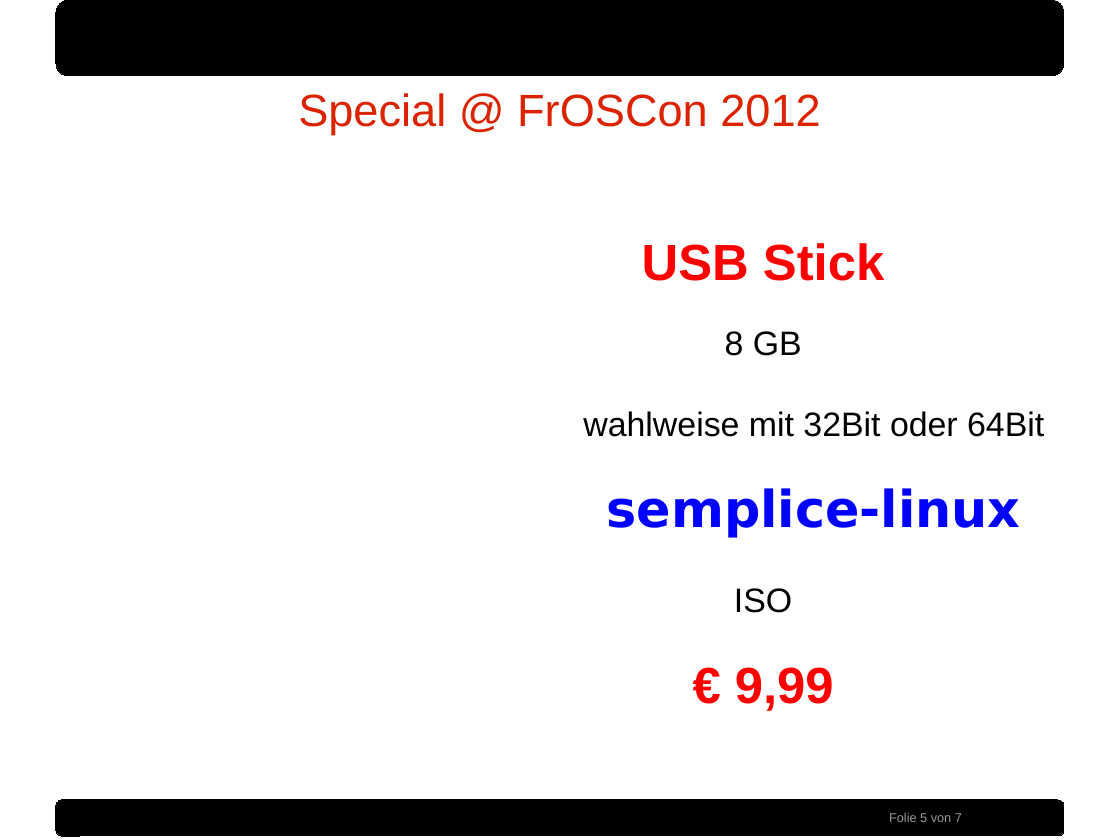
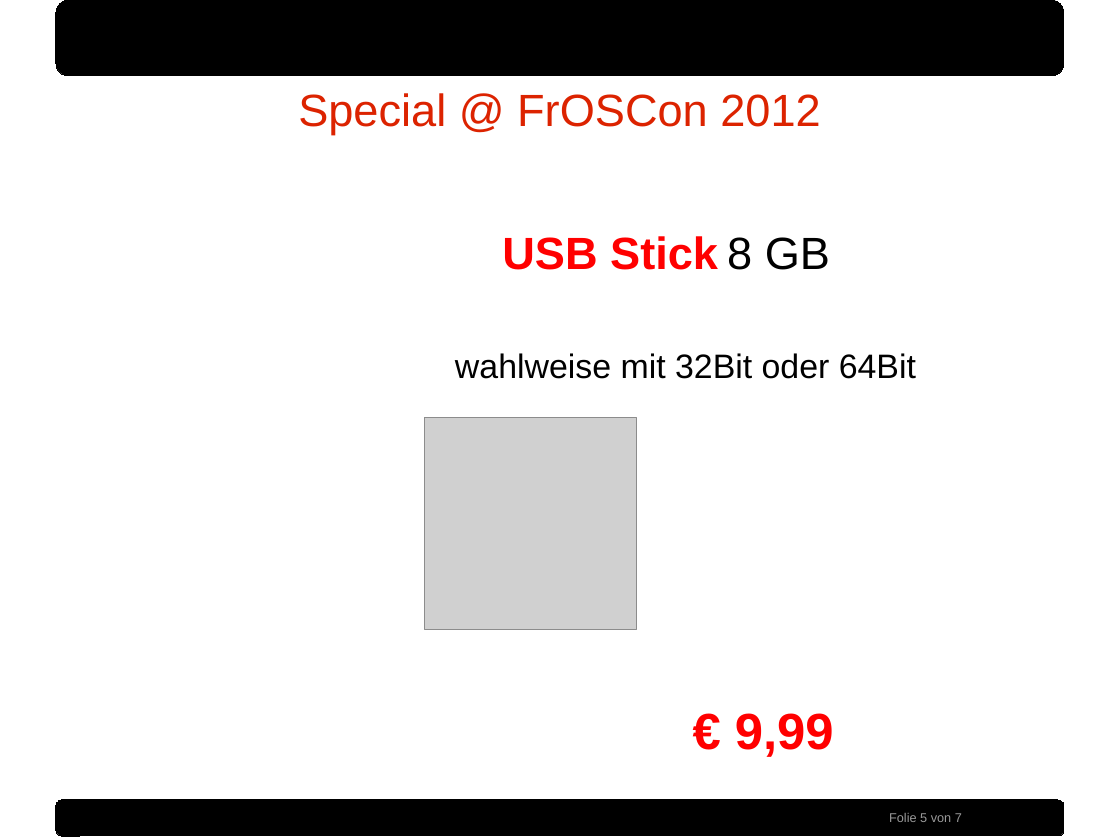
Before and after one commit to sidux-ev/praesentation, a slide deck: slide 5 of bin/froscon2012.odp. Drawn at 1120x840 pixels with LibreOffice and Linux fonts; fonts in the diff are those of the drawing; grey boxes stand for pictures; background and template pictures are left out. Boxes give left, top, right and bottom in pixels: in the first picture for what was removed or moved away, otherwise in the second. Text is boxed around its words. In the diff, an @@ line names an element or a change of style, - is before the commit and + after.

Commit message:
add semplice-linux logo, change s9y and semplice-linux slide modified: bin/froscon2012.odp and txt/froscon2012.txt

```diff
--- a/bin/froscon2012.odp
+++ b/bin/froscon2012.odp
@@ text at (502,236,830,270): text changed; size 36 to 32 pt @@
-USB Stick
-8 GB
+USB Stick 8 GB
@@ picture added at (425,418,636,629) @@
@@ text at (607,488,1021,613): paragraphs removed @@
-semplice-linux
-ISO
```
Also in this commit, not shown: 2 other slides changed, 1 other file.
